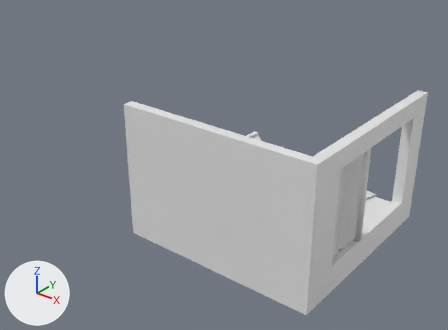
Before and after pictures for a commit that changed the Blender file static/myroom.blend.
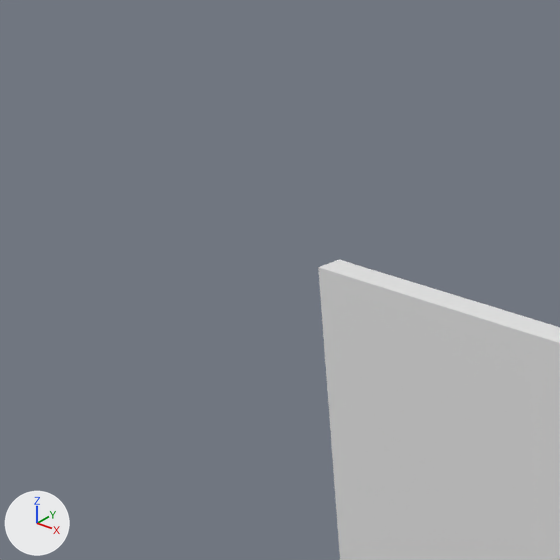
Each version is shown whole from a 50 mm lens placed at (11.9, -18.13, 13.13), pointed at (-3.23, 0.78, 1.41), then close up on the part from 0% to 49% of the width and 0% to 66% of the height. The axes (+X, +Y, +Z) are drawn at lower left. The lights are the same throughout.

In view in the first close-up: 'wall'.
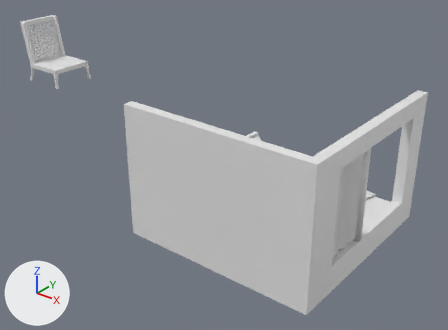
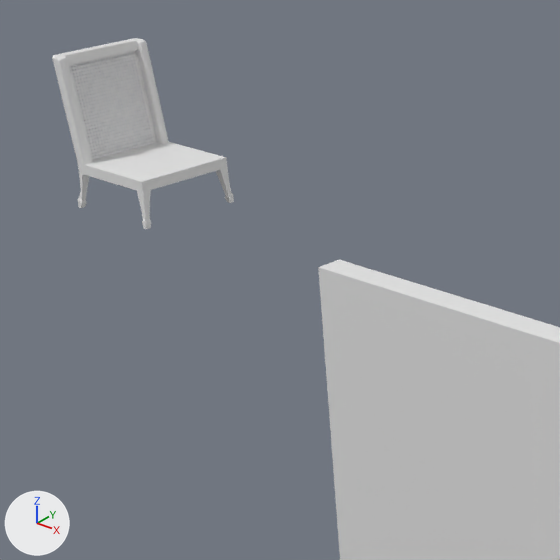
Where the change shows, as pixel boxes (x1, y1, x2, y2) in the close-ups (560 x 560 px):
'Plane', added
    after: (69, 50, 157, 160)
'Cube.004', added
    after: (78, 142, 234, 229)
'Cube.005', added
    after: (52, 38, 169, 165)

What changed in the scene script:
```text
Add me_plane_001:
    me_plane_001.from_pydata(...)  # 6252 vertices, 7593 faces; spans x -0.88..0.98, y -0.82..0.84, z 0.0..0.02
Add me_cube_019:
    me_cube_019.from_pydata(...)  # 159 vertices, 135 faces; spans x -2.48..3.96, y -1.01..0.99, z -1.53..0.44
Add me_cube_017:
    me_cube_017.from_pydata(...)  # 110 vertices, 96 faces; spans x -16.4..16.4, y -16.4..16.4, z -2.4..2.5
Add ob_plane:
    ob_plane = bpy.data.objects.new('Plane', me_plane_001)
    ob_plane.location = (-14.06, 0.0, 5.3)
    ob_plane.rotation_euler = (0.0, 1.396, 0.0)  # degrees (0, 80, 0)
    ob_plane.scale = (0.976, 0.976, 0.976)
Add ob_cube_005:
    ob_cube_005 = bpy.data.objects.new('Cube.005', me_cube_019)
    ob_cube_005.location = (-14.1, 0.01, 5.89)
    ob_cube_005.scale = (0.1, 1.0, 1.0)
Add ob_cube_004:
    ob_cube_004 = bpy.data.objects.new('Cube.004', me_cube_017)
    ob_cube_004.location = (-13.0, 0.0, 3.9)
    ob_cube_004.rotation_euler = (0.0, 0.0, -3.927)  # degrees (0, 0, -225)
    ob_cube_004.scale = (0.09, 0.09, 0.18)
```
